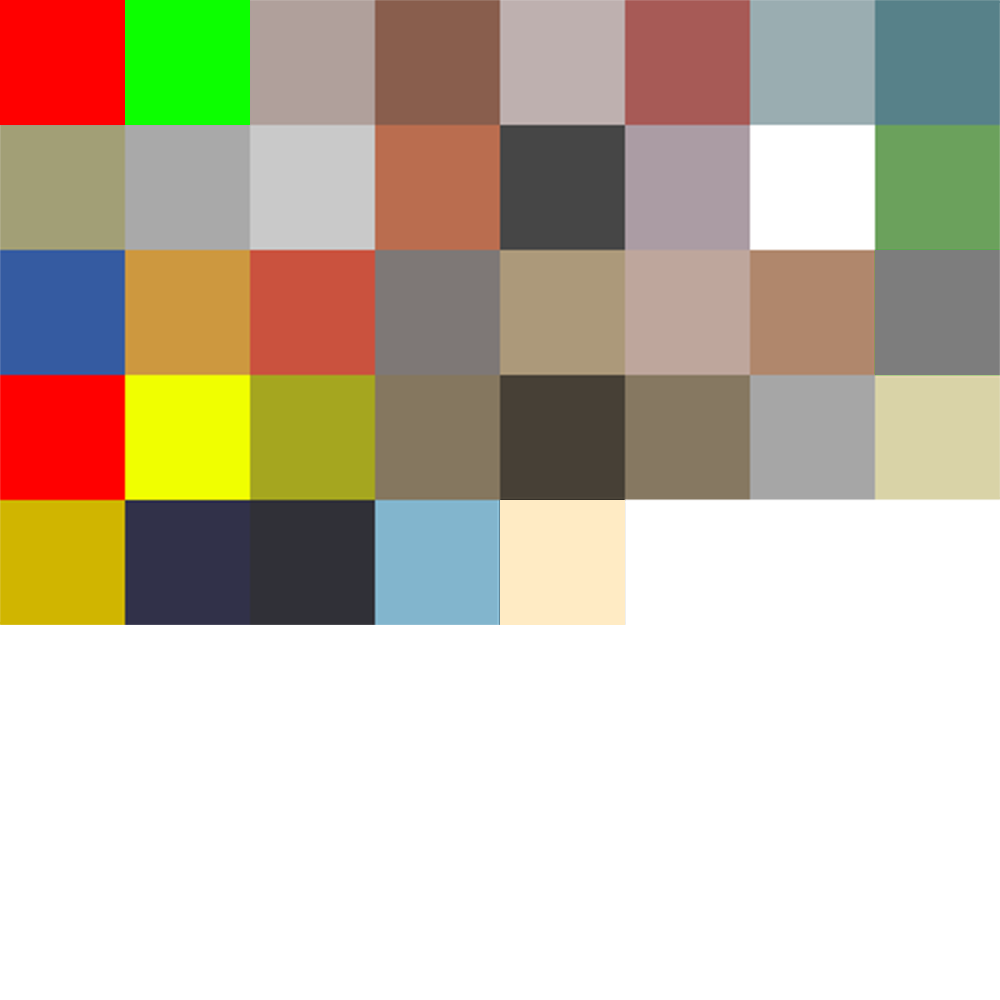
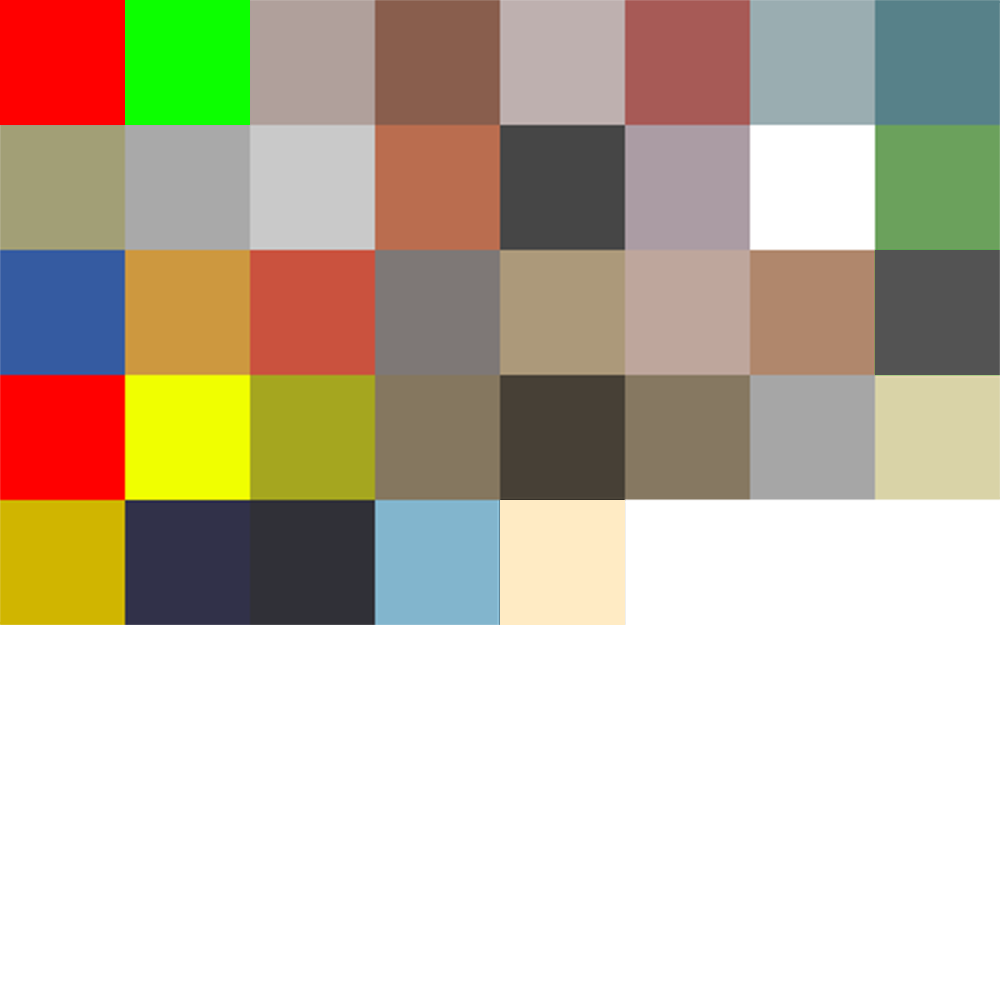
The second 1000px x 1000px image is a revision of the first. Changes to its layers:
painted on "Layer 3" over [875, 250, 1000, 375]